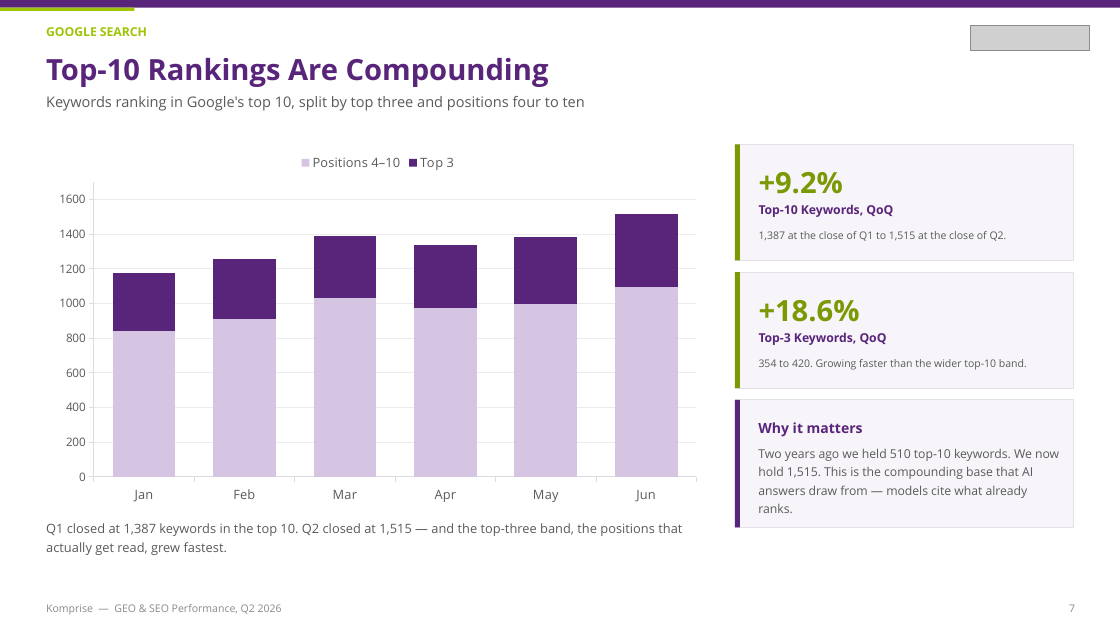
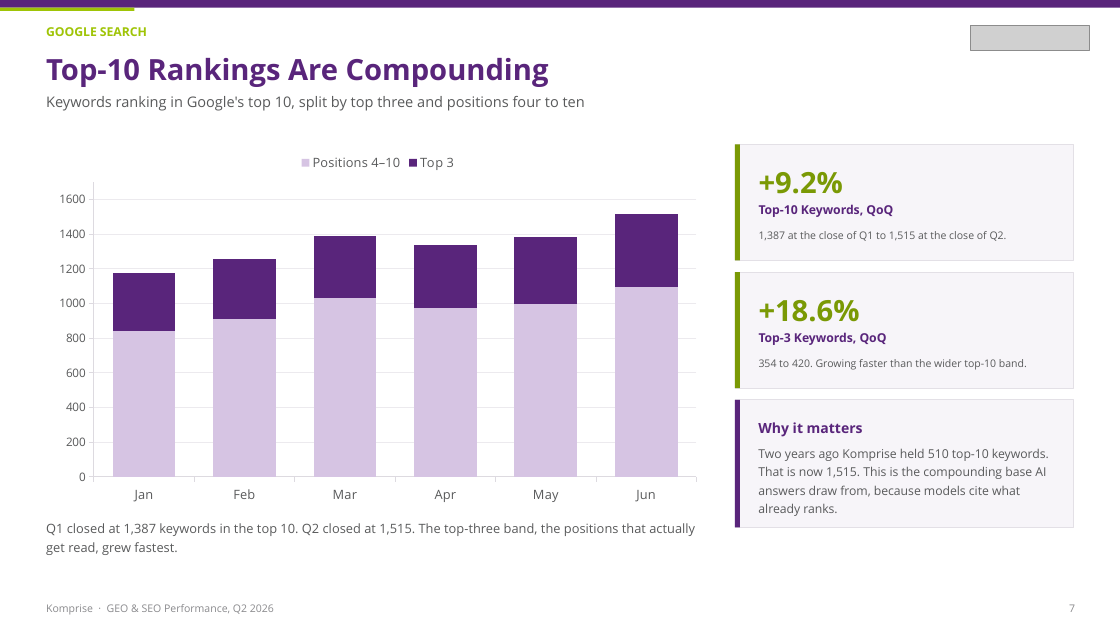
Before and after one commit to ramcc007/rcc, a slide deck: slide 7 of Komprise_GEO_SEO_Q2_2026.pptx. Drawn at 1120x630 pixels with LibreOffice and Linux fonts; fonts in the diff are those of the drawing; grey boxes stand for pictures. Boxes give left, top, right and bottom in pixels: in the first picture for what was removed or moved away, otherwise in the second. Text is boxed around its words. In the diff, an @@ line names an element or a change of style, - is before the commit and + after.

```diff
--- a/Komprise_GEO_SEO_Q2_2026.pptx
+++ b/Komprise_GEO_SEO_Q2_2026.pptx
@@ text at <box>758,448,1049,516</box>: text changed @@
-Two years ago we held 510 top-10 keywords. We now hold 1,515. This is the compounding base that AI answers draw from — models cite what already ranks.
+Two years ago Komprise held 510 top-10 keywords. That is now 1,515. This is the compounding base AI answers draw from, because models cite what already ranks.
@@ text at <box>46,523,695,555</box>: text changed @@
-Q1 closed at 1,387 keywords in the top 10. Q2 closed at 1,515 — and the top-three band, the positions that actually get read, grew fastest.
+Q1 closed at 1,387 keywords in the top 10. Q2 closed at 1,515. The top-three band, the positions that actually get read, grew fastest.
@@ text at <box>46,604,274,614</box>: text changed @@
-Komprise — GEO & SEO Performance, Q2 2026
+Komprise · GEO & SEO Performance, Q2 2026
```
Also in this commit, not shown: 9 other slides changed, 3 other files.
